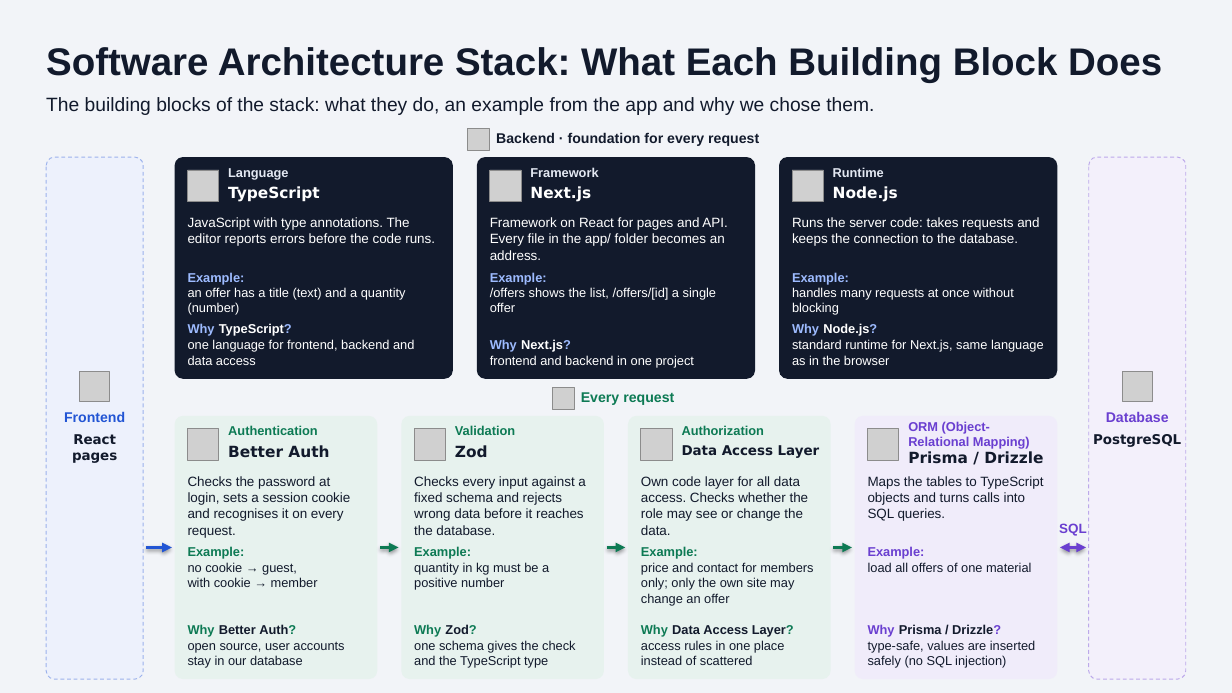
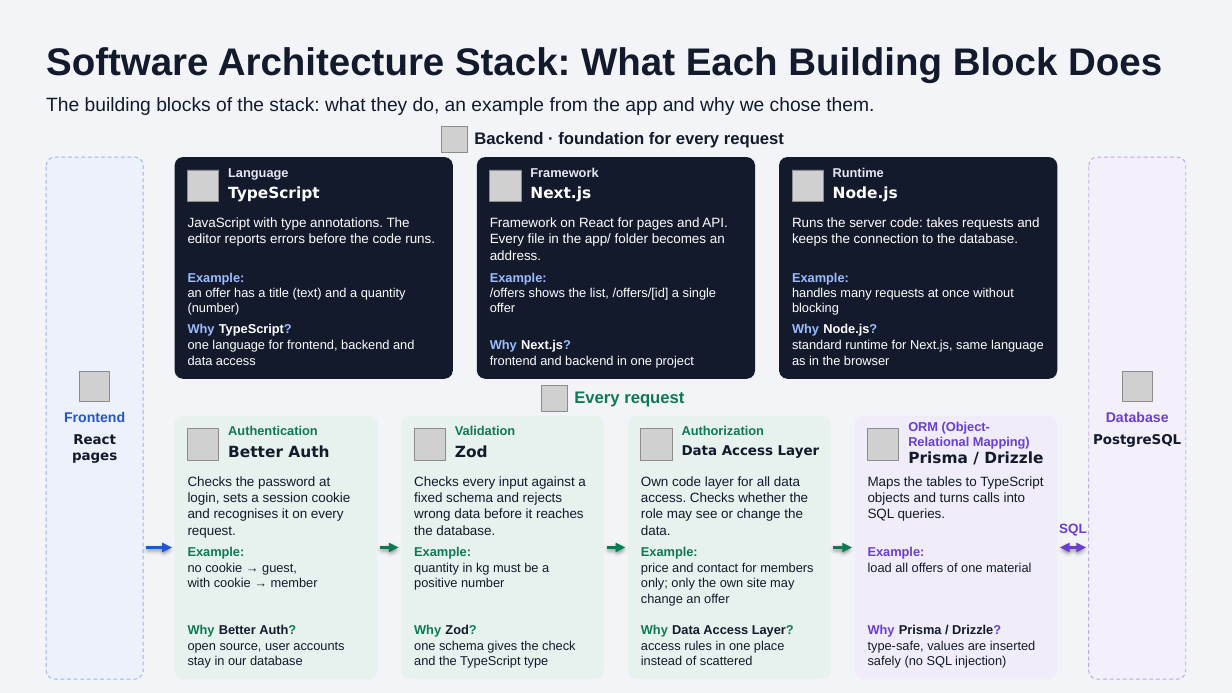
Before and after one commit to lu4k87/__project_applied_research, a slide deck: slide 2 of Praesentation/folien/App-Architecture-EN.pptx. Drawn at 1232x693 pixels with LibreOffice and Linux fonts; fonts in the diff are those of the drawing; grey boxes stand for pictures. Boxes give left, top, right and bottom in pixels: in the first picture for what was removed or moved away, otherwise in the second. Text is boxed around its words. In the diff, an @@ line names an element or a change of style, - is before the commit and + after.

```diff
--- a/Praesentation/folien/App-Architecture-EN.pptx
+++ b/Praesentation/folien/App-Architecture-EN.pptx
@@ picture: place and size @@
-picture at (468,128,490,151)
+picture at (442,127,468,152)
@@ text "Backend · foundation for every ..." at (474,132,784,148): size 11 to 13 pt @@
@@ text "Backend · foundation for every ...": place and size @@
-text "Backend · foundation for every ..." at (496,132,759,146)
+text "Backend · foundation for every ..." at (474,132,784,148)
@@ picture: place and size @@
-picture at (553,387,575,409)
+picture at (542,385,567,411)
@@ text "Every request" at (574,391,684,407): size 11 to 13 pt @@
```
Also in this commit, not shown: 4 other files.
